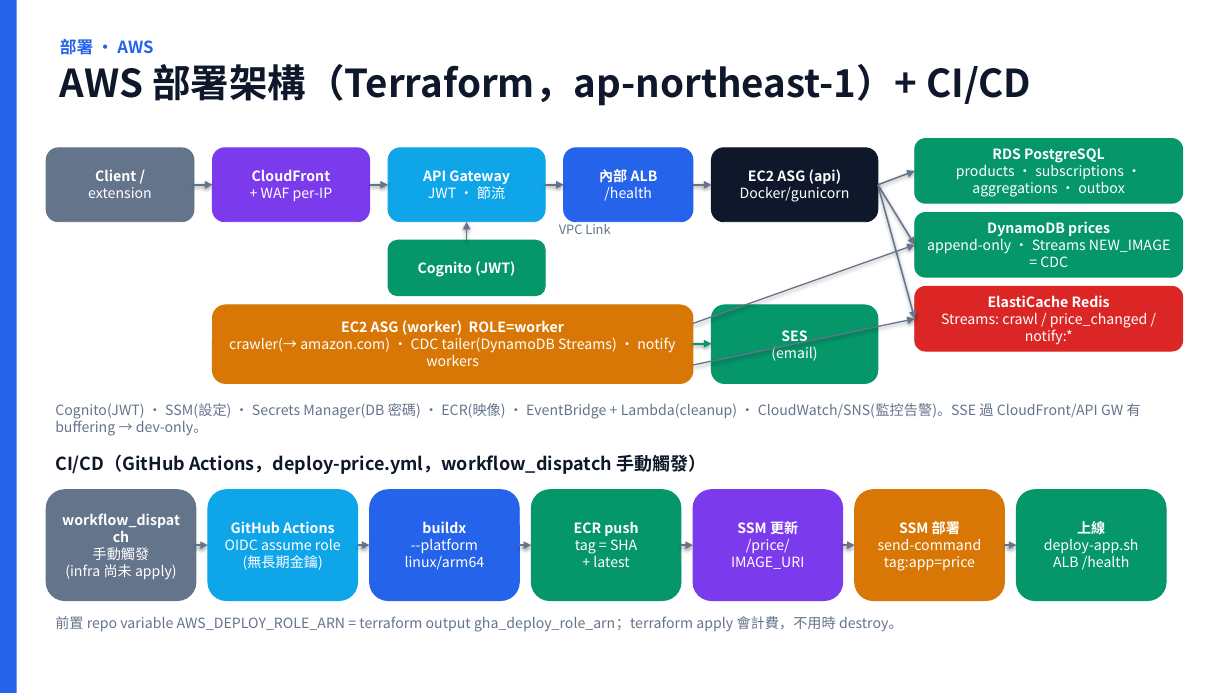
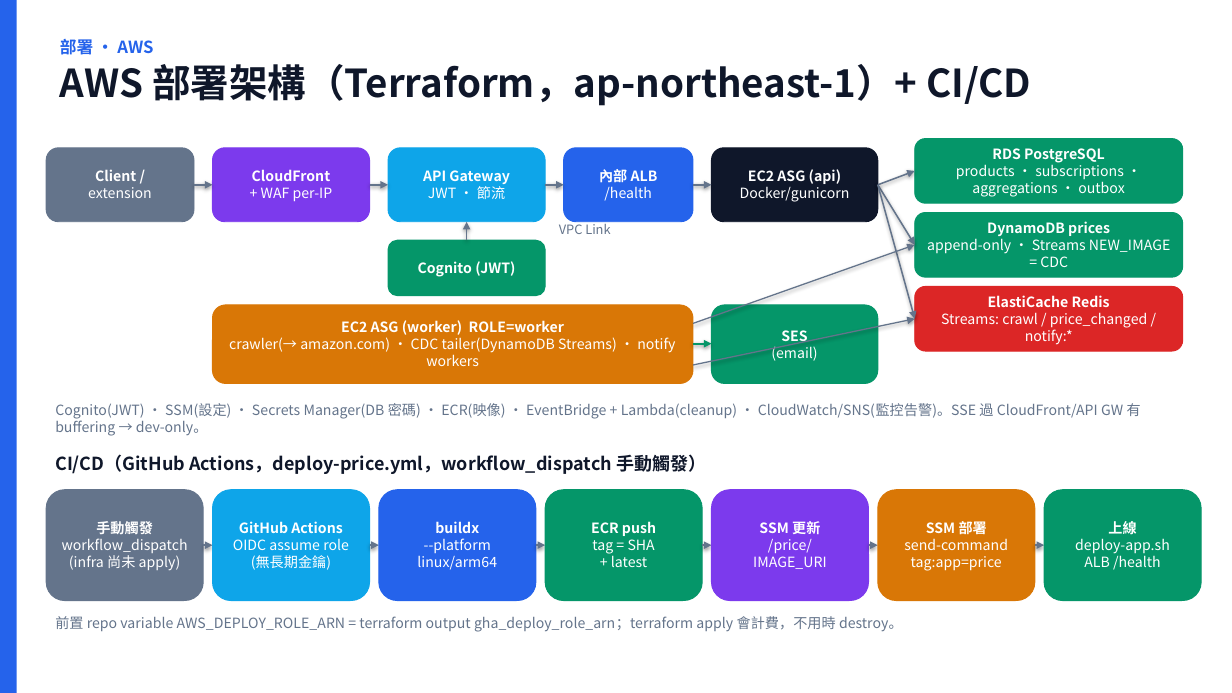
Before and after one commit to scolley31/system-design-demo, a slide deck: slide 18 of Amazon price tracking service/Amazon_Price_Tracking_Service.pptx. Drawn at 1232x693 pixels with LibreOffice and Linux fonts; fonts in the diff are those of the drawing. Boxes give left, top, right and bottom in pixels: in the first picture for what was removed or moved away, otherwise in the second. Text is boxed around its words. In the diff, an @@ line names an element or a change of style, - is before the commit and + after.

```diff
--- a/Amazon price tracking service/Amazon_Price_Tracking_Service.pptx
+++ b/Amazon price tracking service/Amazon_Price_Tracking_Service.pptx
@@ rounded rectangle "手動觸發" resized from (x1=46, y1=490, x2=196, y2=601) to (x1=46, y1=490, x2=203, y2=601) @@
@@ rounded rectangle "GitHub Actions" resized from (x1=208, y1=490, x2=358, y2=601) to (x1=213, y1=490, x2=370, y2=601) @@
@@ rounded rectangle "buildx" resized from (x1=370, y1=490, x2=519, y2=601) to (x1=379, y1=490, x2=536, y2=601) @@
@@ rounded rectangle "ECR push" resized from (x1=531, y1=490, x2=681, y2=601) to (x1=545, y1=490, x2=702, y2=601) @@
@@ rounded rectangle "SSM 更新" resized from (x1=693, y1=490, x2=843, y2=601) to (x1=712, y1=490, x2=869, y2=601) @@
@@ rounded rectangle "SSM 部署" resized from (x1=855, y1=490, x2=1005, y2=601) to (x1=878, y1=490, x2=1035, y2=601) @@
@@ rounded rectangle "上線" resized from (x1=1017, y1=490, x2=1166, y2=601) to (x1=1044, y1=490, x2=1202, y2=601) @@
@@ text in rounded rectangle at (x1=62, y1=538, x2=188, y2=553): bold off in "workflow_dispatch" @@
@@ text in rounded rectangle at (x1=96, y1=521, x2=153, y2=534): paragraph added @@
+手動觸發
@@ text in rounded rectangle at (x1=93, y1=547, x2=150, y2=560): paragraph removed @@
-手動觸發
@@ arrow moved from (196, 545) - (208, 545) to (203, 545) - (213, 545) @@
@@ arrow moved from (358, 545) - (370, 545) to (370, 545) - (379, 545) @@
@@ arrow moved from (519, 545) - (531, 545) to (536, 545) - (545, 545) @@
@@ arrow moved from (681, 545) - (693, 545) to (702, 545) - (712, 545) @@
@@ arrow moved from (843, 545) - (855, 545) to (869, 545) - (878, 545) @@
@@ arrow moved from (1005, 545) - (1017, 545) to (1035, 545) - (1044, 545) @@
```
Also in this commit, not shown: 5 other slides changed, 2 other files.
